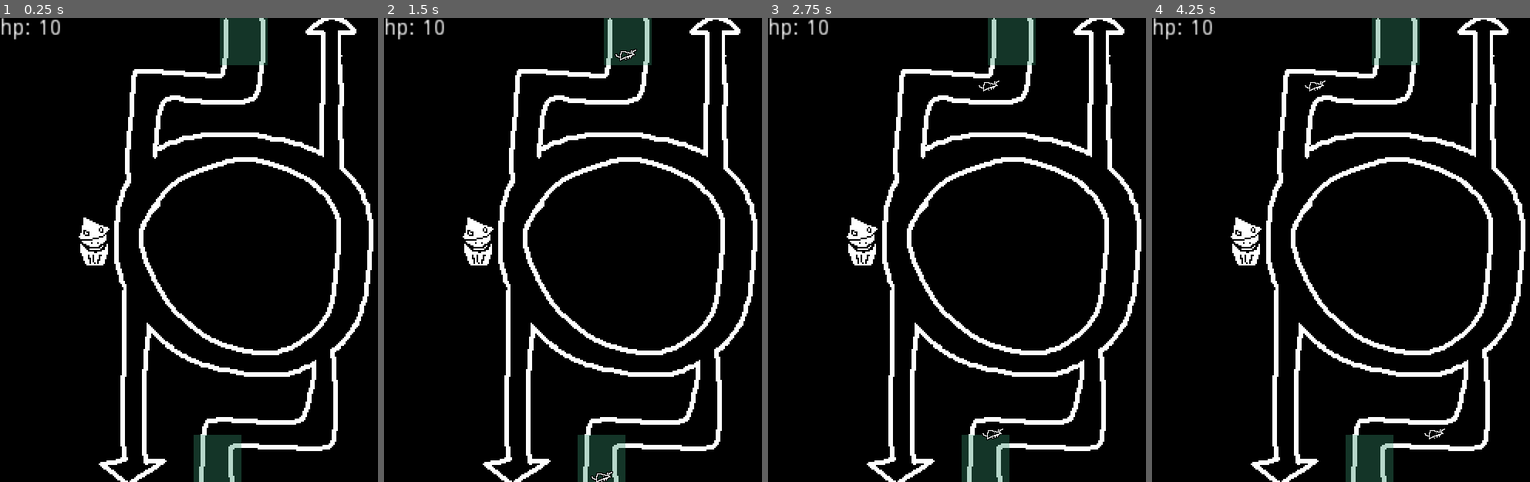
Above: before the commit, frames 1-4 (left to right).
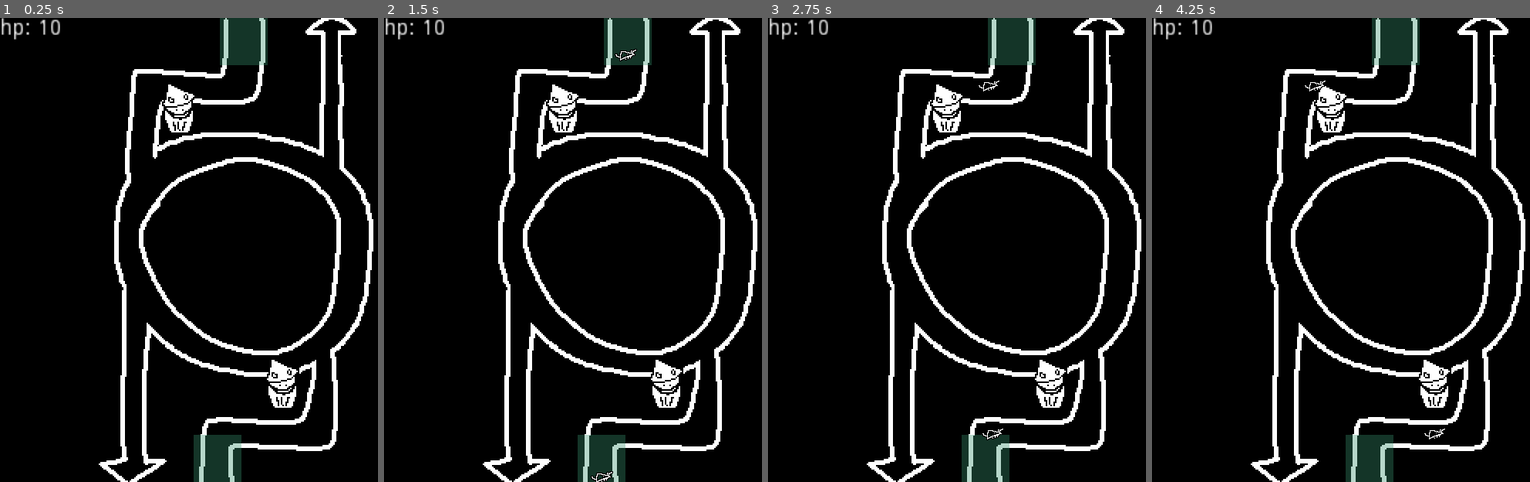
Above: after the commit, the same moments.

Repository: andymjchang/gmtk-2023
Game: Godot game, scene res://Scenes/Main.tscn
The game is run twice, just before and just after one commit, with the same random seed, the same clock (stepped at 60 frames per second) and the same inputs.
Inputs (mouse positions are in pixels of both pictures, inside the frame that each line leads up to):
- Up to frame 1 (0.25 s): no input
- Up to frame 2 (1.5 s): tap Enter at 0.5 s; move the mouse to (625, 41) at 0.52 s; click (625, 41) at 0.6 s; move the mouse to (603, 458) at 1.27 s; click (603, 458) at 1.35 s
- Up to frame 3 (2.75 s): move the mouse to (1043, 147) at 2.02 s; click (1043, 147) at 2.1 s
- Up to frame 4 (4.25 s): move the mouse to (1359, 342) at 2.77 s; click (1359, 342) at 2.85 s; tap Space at 3.5 s; move the mouse to (1522, 319) at 3.52 s; click (1522, 319) at 3.6 s

The runs differ from the first frame. In frame 1, 1.4% of the frame differs, in the area x 20-80%, y 14-84%; in frame 2, 1.4%; in frame 3, 1.4%; in frame 4, 1.4%.

Commit message:
spawning towers

Diff:
--- /dev/null
+++ b/Objects/PrefabTest.gd
@@ -0,0 +1,3 @@
+extends Node2D
+
+var dmg = 1
--- a/Objects/PrefabTest.tscn
+++ b/Objects/PrefabTest.tscn
@@ -1,9 +1,13 @@
-[gd_scene load_steps=2 format=2]
+[gd_scene load_steps=4 format=2]
 
 [ext_resource path="res://Assets/cat1.png" type="Texture" id=1]
+[ext_resource path="res://Resources/outline_material.tres" type="Material" id=2]
+[ext_resource path="res://Objects/PrefabTest.gd" type="Script" id=3]
 
 [node name="PrefabTest" type="Node2D"]
+script = ExtResource( 3 )
 
 [node name="Sprite" type="Sprite" parent="."]
+material = ExtResource( 2 )
 texture = ExtResource( 1 )
 centered = false
--- a/Objects/TestUnit.gd
+++ b/Objects/TestUnit.gd
@@ -2,7 +2,9 @@
 
 onready var path_follow = get_parent()
 
-var speed = 25
+var speed := 25
+var dmg := 1
+var hp := 1
 
 func _physics_process(delta):
 	# check for end of path
@@ -14,6 +16,8 @@
 func end_of_path():
 	# access the current main node
 	for mainNode in get_tree().get_nodes_in_group("MainNode"):
-		mainNode.update_hp(1)
+		mainNode.update_hp(dmg)
 
+	# free pathFollow2D as well
+	path_follow.queue_free()
 	queue_free()
--- a/Scenes/Main.gd
+++ b/Scenes/Main.gd
@@ -5,12 +5,25 @@
 var enemyHP := 10
 
 func _ready():
+	randomize()
 	$BgTile.visible = true
+	new_tower()
 
 func update_hp(subtractAmount):
 	enemyHP -= subtractAmount
 	$RichTextLabel.text = "hp: " + str(enemyHP)
 
+func new_tower():
+	var towerArray = $EnemyUnits.get_children()
+	var index = randi() % $EnemyUnits.get_child_count()
+	if towerArray[index].visible == true:
+		upgrade_tower(towerArray[index])
+	else:
+		towerArray[index].visible = true
+
+func upgrade_tower(towerNode):
+	print(towerNode.name + "dmg + 1")
+	towerNode.dmg += 1
 
 func _on_PlacementDetector_pressed():
 	var pathFollowNode = pathFollow2DScene.instance()
--- a/Scenes/Main.tscn
+++ b/Scenes/Main.tscn
@@ -1,11 +1,10 @@
-[gd_scene load_steps=9 format=2]
+[gd_scene load_steps=8 format=2]
 
 [ext_resource path="res://Assets/bg_tile.png" type="Texture" id=1]
 [ext_resource path="res://Objects/PrefabTest.tscn" type="PackedScene" id=2]
 [ext_resource path="res://Assets/placeholder_bg.png" type="Texture" id=3]
 [ext_resource path="res://Scenes/Main.gd" type="Script" id=4]
 [ext_resource path="res://Objects/PlacementDetector.tscn" type="PackedScene" id=5]
-[ext_resource path="res://Objects/PathFollow2D.tscn" type="PackedScene" id=6]
 
 [sub_resource type="Curve2D" id=1]
 _data = {
@@ -42,20 +41,49 @@
 [node name="EnemyUnits" type="Node2D" parent="."]
 
 [node name="PrefabTest" parent="EnemyUnits" instance=ExtResource( 2 )]
+visible = false
 position = Vector2( 46, 129 )
+
+[node name="PrefabTest2" parent="EnemyUnits" instance=ExtResource( 2 )]
+visible = false
+position = Vector2( 241, 134 )
+
+[node name="PrefabTest3" parent="EnemyUnits" instance=ExtResource( 2 )]
+visible = false
+position = Vector2( 104, 92 )
+
+[node name="PrefabTest4" parent="EnemyUnits" instance=ExtResource( 2 )]
+visible = false
+position = Vector2( 176, 167 )
+
+[node name="PrefabTest5" parent="EnemyUnits" instance=ExtResource( 2 )]
+visible = false
+position = Vector2( 168, 220 )
+
+[node name="PrefabTest6" parent="EnemyUnits" instance=ExtResource( 2 )]
+visible = false
+position = Vector2( 88, 193 )
+
+[node name="PrefabTest7" parent="EnemyUnits" instance=ExtResource( 2 )]
+visible = false
+position = Vector2( 217, 194 )
+
+[node name="PrefabTest8" parent="EnemyUnits" instance=ExtResource( 2 )]
+visible = false
+position = Vector2( 181, 44 )
+
+[node name="PrefabTest9" parent="EnemyUnits" instance=ExtResource( 2 )]
+visible = false
+position = Vector2( 221, 64 )
+
+[node name="PrefabTest10" parent="EnemyUnits" instance=ExtResource( 2 )]
+position = Vector2( 101, 42 )
 
 [node name="Track1" type="Path2D" parent="."]
 curve = SubResource( 1 )
 
-[node name="PathFollow2D" parent="Track1" instance=ExtResource( 6 )]
-
 [node name="Track2" type="Path2D" parent="."]
 curve = SubResource( 2 )
-
-[node name="PathFollow2D" type="PathFollow2D" parent="Track2"]
-position = Vector2( 141, 300 )
-rotate = false
-loop = false
 
 [node name="RichTextLabel" type="RichTextLabel" parent="."]
 margin_right = 73.0
Binary file changed: Assets/cat1.png
